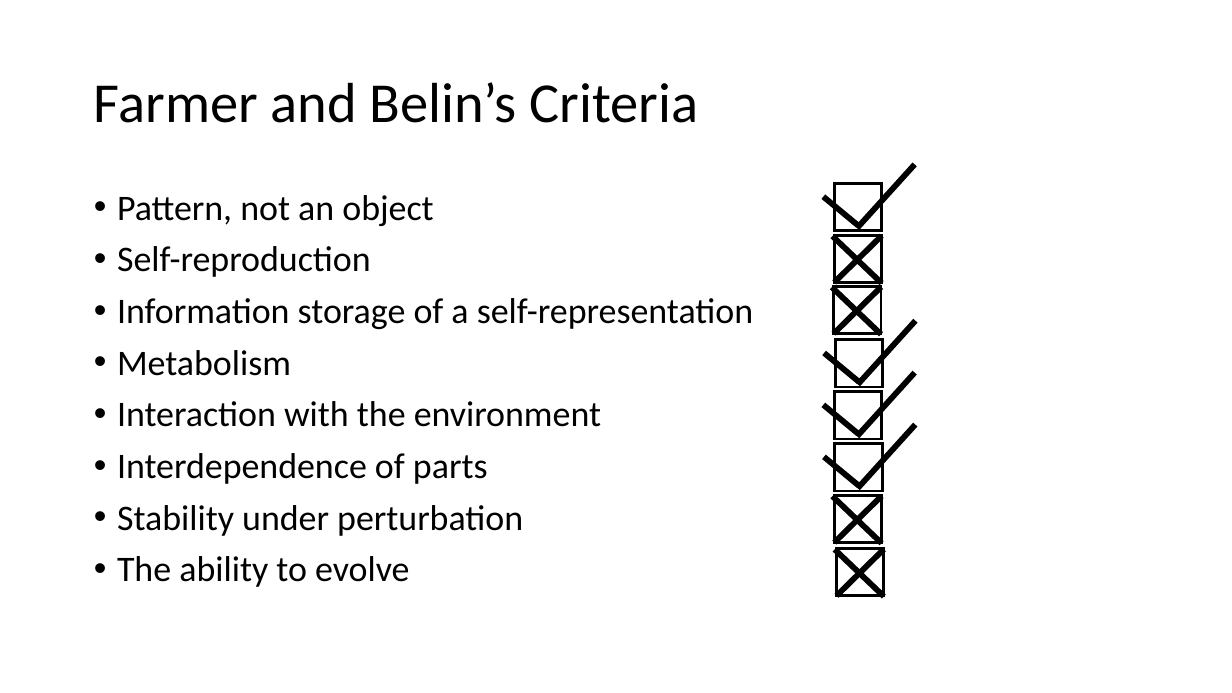
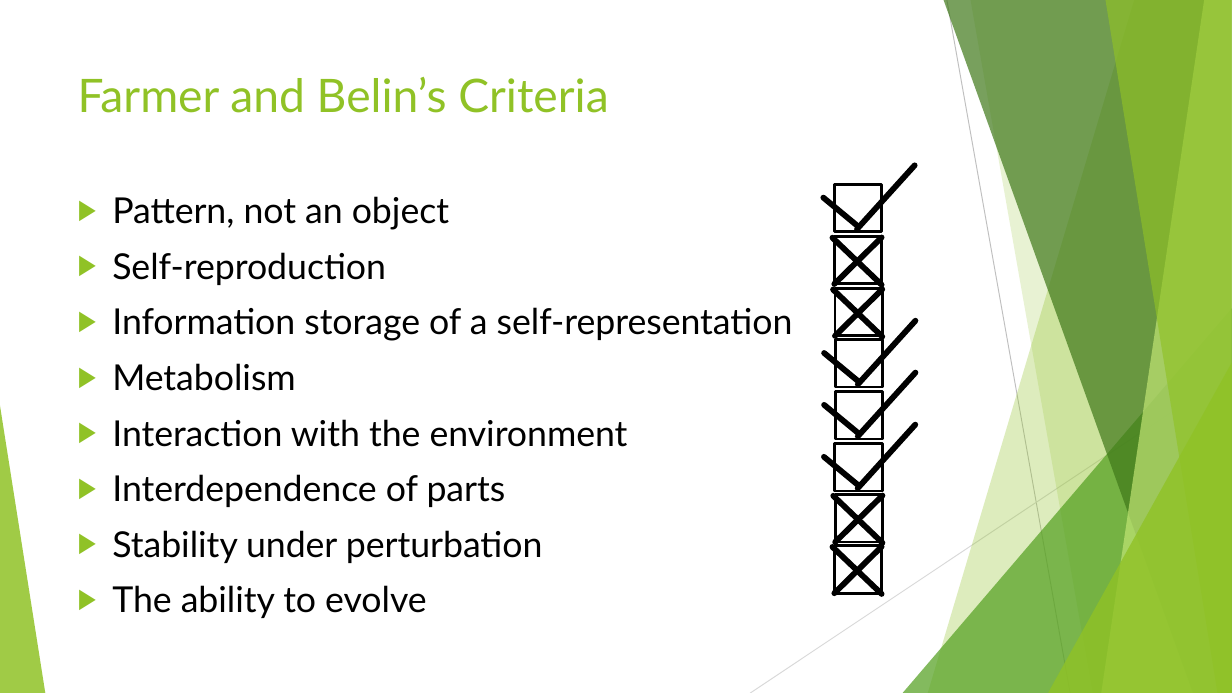
Before and after one commit to BenChurch/Fall2016, a slide deck: slide 37 of CISC879/ChapterPresentation/LectureSlidesCh8.pptx. Drawn at 1232x693 pixels with LibreOffice and Linux fonts; fonts in the diff are those of the drawing. Boxes give left, top, right and bottom in pixels: in the first picture for what was removed or moved away, otherwise in the second. Text is boxed around its words. In the diff, an @@ line names an element or a change of style, - is before the commit and + after.

```diff
--- a/CISC879/ChapterPresentation/LectureSlidesCh8.pptx
+++ b/CISC879/ChapterPresentation/LectureSlidesCh8.pptx
@@ title "Farmer and Belin’s Criteria": place and size @@
-title "Farmer and Belin’s Criteria" at (94,82,699,123)
+title "Farmer and Belin’s Criteria" at (78,77,608,113)
@@ title "Farmer and Belin’s Criteria" at (78,77,608,113): size 44 to 36 pt, font Calibri to Lato, text colour #000000 to #90C226; line spacing 0.9 to 1; vertical alignment middle to top @@
@@ text "Pattern, not an object" at (112,196,793,618): size 28 to 27.8 pt, font Calibri to Lato; bullet • to ▶; line spacing 0.9 to 1 @@
@@ line moved from (882, 236) - (835, 283) to (833, 238) - (882, 285) @@
@@ line moved from (882, 496) - (835, 543) to (882, 238) - (835, 284) @@
@@ line moved from (833, 237) - (882, 283) to (883, 289) - (836, 336) @@
@@ rectangle: place and size @@
-rectangle at (835,495,882,543)
+rectangle at (836,288,883,335)
@@ group added at (0,0,1232,693): 5 freeform shapes, 3 triangles, 2 lines @@
@@ rectangle: place and size @@
-rectangle at (834,287,881,334)
+rectangle at (836,495,883,543)
@@ line moved from (882, 287) - (834, 334) to (883, 495) - (836, 543) @@
```
Also in this commit, not shown: 40 other slides changed, 1 slide added, 6 slides removed, 1 other file.
